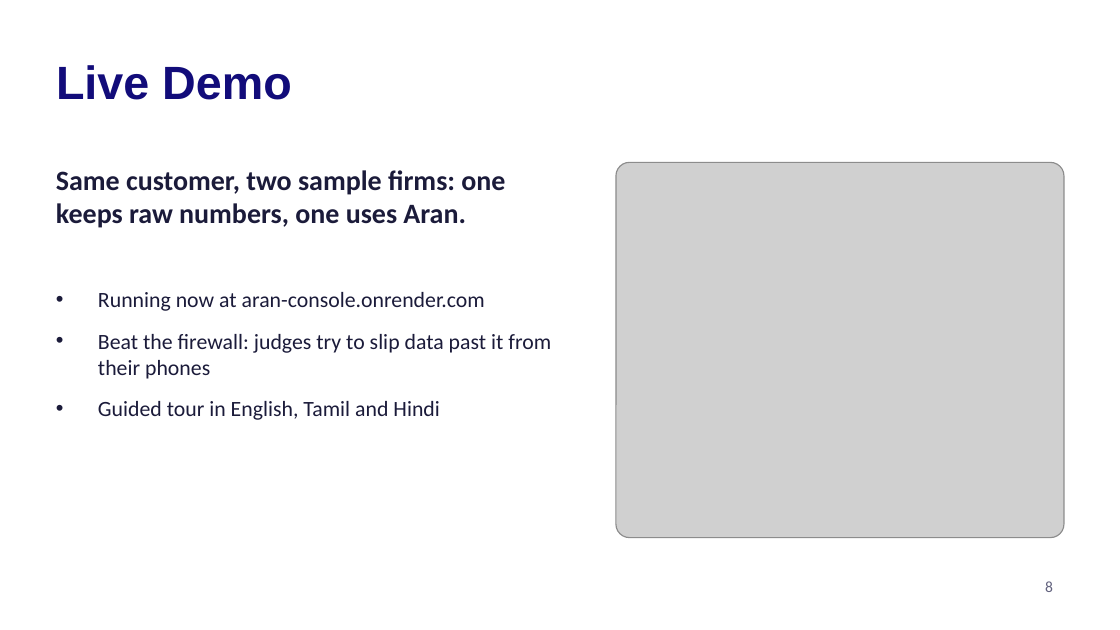
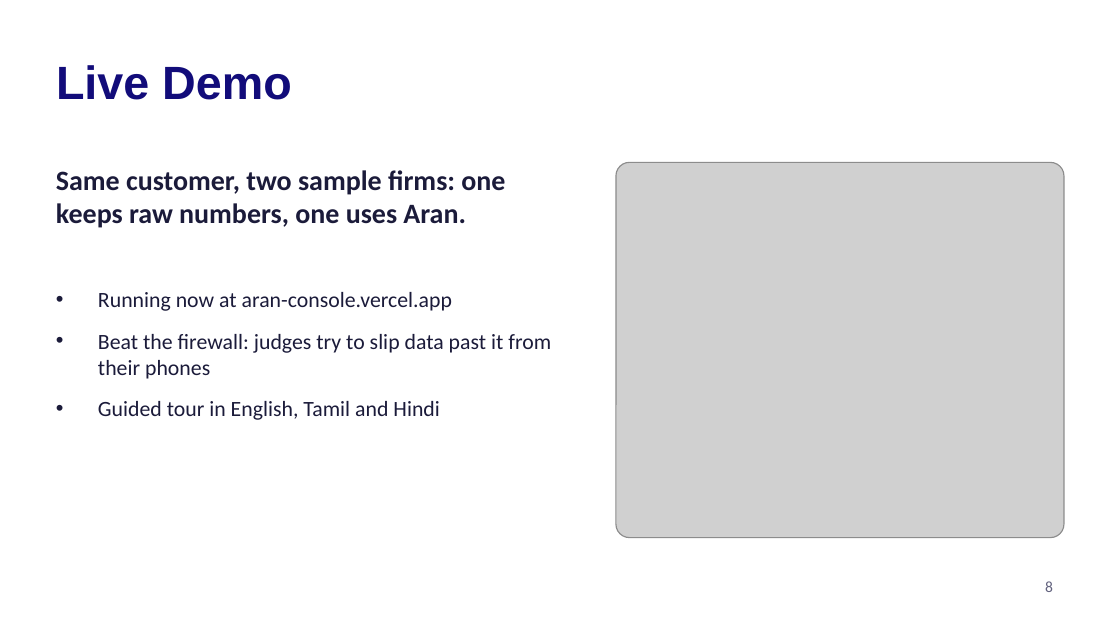
Before and after one commit to itzz-inbathamizhanS/Aran, a slide deck: slide 8 of artifacts/Pitch deck/Aran - BuildX Pitch Deck.pptx. Drawn at 1120x630 pixels with LibreOffice and Linux fonts; fonts in the diff are those of the drawing; grey boxes stand for pictures; background and template pictures are left out. Boxes give left, top, right and bottom in pixels: in the first picture for what was removed or moved away, otherwise in the second. Text is boxed around its words. In the diff, an @@ line names an element or a change of style, - is before the commit and + after.

Commit message:
Update the pitch deck with team ID, team name and contact details, and point the demo slide at the Vercel link

```diff
--- a/artifacts/Pitch deck/Aran - BuildX Pitch Deck.pptx
+++ b/artifacts/Pitch deck/Aran - BuildX Pitch Deck.pptx
@@ text at (98, 292, 452, 311): text changed @@
-• Running now at aran-console.onrender.com
+• Running now at aran-console.vercel.app
```
Also in this commit, not shown: 2 other slides changed, 2 other files.
